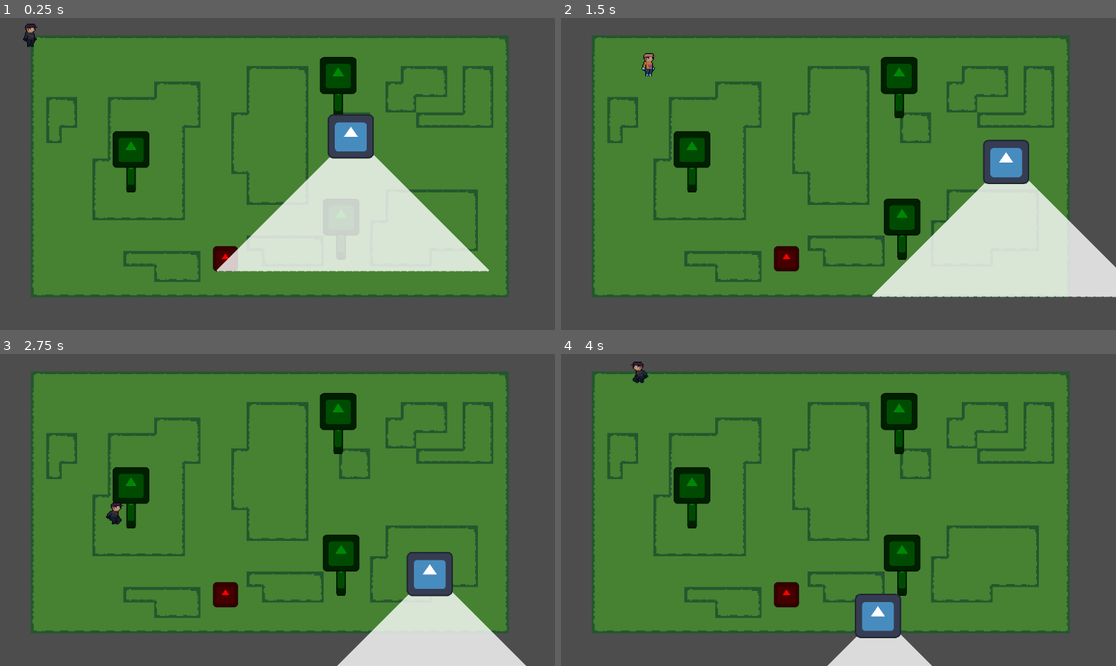
Above: before the commit, frames 1-4 (two rows, left to right).
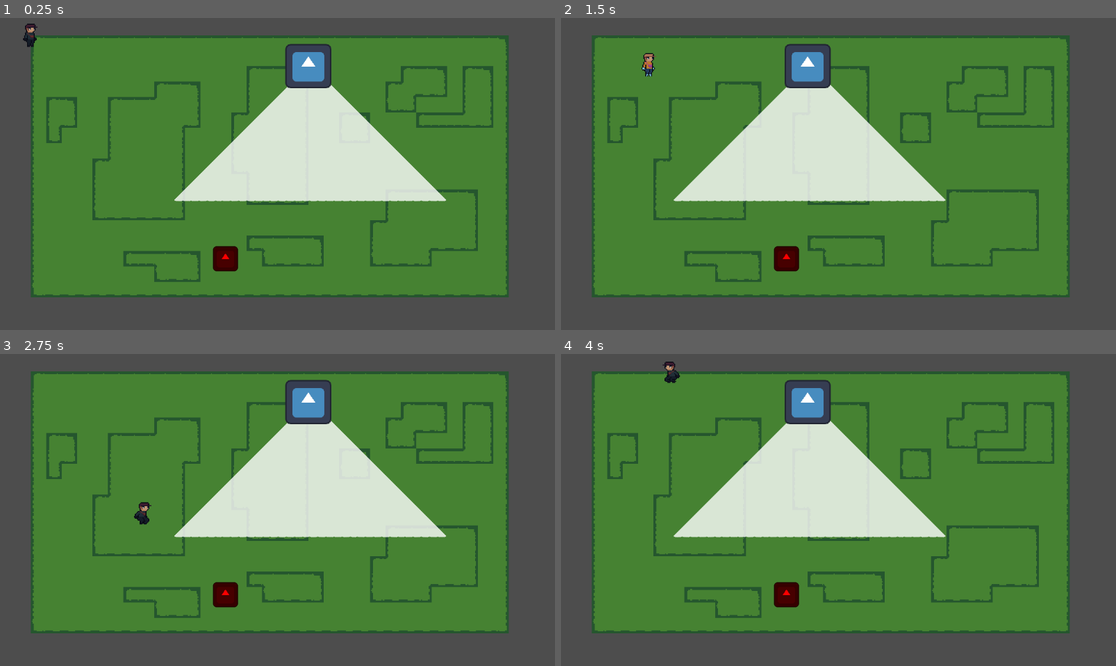
Above: after the commit, the same moments.

Repository: mjingeaux/SilentHarvest-8INF960
Game: Godot game, scene res://gameplay/game_manager.tscn
Two runs of this game, one before a commit and one after it. Both use one fixed random seed, a clock stepped at 60 frames per second and the inputs below. The engine's default icon, where the game draws it, is replaced by a stand-in: a white triangle on a blue panel in a dark square.
Inputs:
- Up to frame 1 (0.25 s): no input
- Up to frame 2 (1.5 s): hold D (right) 0.53-1.28 s; hold Shift (crouch) 0.53-1.28 s; hold S (down) from 1.28 s (still down); tap Shift (crouch) at 1.35 s
- Up to frame 3 (2.75 s): release S (down) at 2.03 s; hold D (right) from 2.03 s (still down); hold Shift (crouch) from 2.03 s (still down)
- Up to frame 4 (4 s): release D (right) at 2.78 s; release Shift (crouch) at 2.78 s; hold W (up) 2.78-3.53 s; tap Shift (crouch) at 2.85 s; hold Left (left) from 3.53 s (still down); hold Shift (crouch) from 3.53 s (still down)

The runs differ from the first frame. In frame 1, 19% of the frame differs, in the area x 20-89%, y 8-82%; in frame 2, 26%, in the area x 20-100%, y 8-90%; in frame 3, 20%; in frame 4, 17%.

Commit message:
patrol 100% working

Diff:
--- a/silentharvest/gameplay/behaviors/patrol/patrol.gd
+++ b/silentharvest/gameplay/behaviors/patrol/patrol.gd
@@ -10,19 +10,18 @@
 var path_follow_node : PathFollow2D
 var path_count := 0
 
-var reverse := 1.
-var current_path_id := -1
 var paused = true
 var just_started = false
-var current_path_lenth : float
-var chasing = false
+
+var state := 1
+var step := 1.
 
 func _ready() -> void:
-
 	path_follow_node = PathFollow2D.new()
 	path_follow_node.loop = false
 	path_follow_node.rotates = false
 
+	entity.global_position = Vector2.ZERO
 	add_entity_to_path_follow_node.call_deferred()
 
 	# Scans its children in search of path2D
@@ -32,7 +31,7 @@
 			path_count += 1
 			print(c.name, " detected ! (", id, ")")
 
-	start_patrol()
+	start_path()
 
 func add_entity_to_path_follow_node():
 	if (entity.get_parent()):
@@ -40,70 +39,65 @@
 	path_follow_node.add_child(entity)
 	entity.poi_finished.connect(on_entity_finished_poi)
 
-func start_patrol():
-	current_path_id = 0
-	path_follow_node.progress_ratio = 0
+func change_patrol_segment(path_id : int):
+	var next_path : Path2D = get_child(path_id)
+	var parent = path_follow_node.get_parent()
+	if (parent):
+		parent.remove_child(path_follow_node)
+	next_path.add_child(path_follow_node)
+	path_follow_node.progress_ratio = 0. if step == 1. else 1.
+
+
+func _process(delta: float) -> void:
+	if (paused ):
+		return
+
+	path_follow_node.progress += speed * delta * step
+
+	if ((path_follow_node.progress_ratio >= 1. ||
+	 path_follow_node.progress_ratio <= 0.) &&
+	 !just_started):
+		# patrol segment ended
+		next_state()
+	else:
+		just_started = false
+
+func next_state():
+	state += step
+
+	var min_state := 0 #included
+	var max_state := path_count * 2 #included
+
+	if (!pause_at_end):
+		min_state += 1
+
+	if (!pause_at_end || loop_between_segments):
+		max_state -= 1
+
+	if (state < min_state ||
+		state > max_state):
+		if (loop_between_segments):
+			state = posmod(state, max_state + 1) + min_state
+		else:
+			step = -step
+			if (!pause_at_end):
+				state = clampi(state, min_state, max_state)
+			else:
+				state = pingpong(state, max_state)
+
+	if (state % 2 == 1): #path
+		start_path((state-1) / 2)
+	else: #poi
+		play_entity_poi(state / 2)
+
+func start_path(path_id := 0):
 	paused = false
 	just_started = true
-	change_patrol_segment()
+	change_patrol_segment(path_id)
 
-func change_patrol_segment(id := 0):
-	var next_path : Path2D = get_child(id)
-	if (current_path_id != -1):
-		get_child(current_path_id - reverse).remove_child(path_follow_node)
-		next_path.add_child(path_follow_node)
-	else:
-		next_path.add_child(path_follow_node)
-	current_path_id = id
-	current_path_lenth = next_path.curve.get_baked_length()
-	path_follow_node.progress_ratio = 0. if (reverse == 1.) else 1.
-
-func play_entity_poi():
+func play_entity_poi(id := 0):
 	paused = true
-	var poi_id = get_current_poi()
-	entity.play_poi(poi_id)
-
-func get_current_poi() -> int:
-	#here current path id is the middle of 2 poi (ie. ( currentPathId + 1) / 2)
-	# and reverse's sign will determine which side's poi to choose.
-	# (+1 is either completeted to 2, or neutralized to 0 by reverse's value)
-	return (current_path_id * 2 + 1 + reverse) / 2
-
-func _process(delta: float) -> void:
-	if (entity.state_machine.curr_state is EnemyStateChase):
-		chasing = true
-	else:
-		chasing = false
-	if (!paused && !chasing):
-		path_follow_node.progress += speed * delta * reverse
-
-		if ((path_follow_node.progress_ratio >= 1. ||
-		 path_follow_node.progress_ratio <= 0.) &&
-		 !just_started):
-			# patrol segment ended
-
-			var current_poi = get_current_poi()
-			if (current_poi == 0 || current_poi >= path_count):
-				#last patrol segment reached
-				if (!loop_between_segments): #ping pong
-					reverse = -reverse
-					just_started = true
-				if (pause_at_end):
-					play_entity_poi()
-			else:
-				play_entity_poi()
-				just_started = true
-
-
-			current_path_id += reverse
-			if (loop_between_segments):
-				current_path_id %= path_count
-			else:
-				current_path_id = pingpong(current_path_id, path_count)
-			change_patrol_segment(current_path_id)
-		else:
-			just_started = false
+	entity.play_poi(id)
 
 func on_entity_finished_poi():
-	print("poi finished")
-	paused = false
+	next_state()
--- a/silentharvest/gameplay/entities/enemies/enemy.gd
+++ b/silentharvest/gameplay/entities/enemies/enemy.gd
@@ -63,5 +63,4 @@
 		return "side"
 
 func play_poi(poi_id : int):
-	print("playing point of interest ", poi_id)
 	$POI_Timer_TEMP.start()
--- a/silentharvest/gameplay/game_manager.tscn
+++ b/silentharvest/gameplay/game_manager.tscn
@@ -1,7 +1,7 @@
 [gd_scene load_steps=3 format=3 uid="uid://1j8jl6xory57"]
 
 [ext_resource type="Script" path="res://gameplay/game_manager.gd" id="1_cnmgr"]
-[ext_resource type="PackedScene" uid="uid://fehr3p1frps7" path="res://gameplay/levels/level_1.tscn" id="2_ruspc"]
+[ext_resource type="PackedScene" uid="uid://fehr3p1frps7" path="res://gameplay/levels/Level_1.tscn" id="2_ruspc"]
 
 [node name="GameManager" type="Node"]
 script = ExtResource("1_cnmgr")
--- a/silentharvest/gameplay/levels/level_1.tscn
+++ b/silentharvest/gameplay/levels/level_1.tscn
@@ -1,23 +1,16 @@
-[gd_scene load_steps=9 format=4 uid="uid://fehr3p1frps7"]
+[gd_scene load_steps=7 format=4 uid="uid://fehr3p1frps7"]
 
 [ext_resource type="Script" path="res://gameplay/levels/level_1.gd" id="1_ehrcc"]
 [ext_resource type="TileSet" uid="uid://4m1whi8xvife" path="res://assets/sprites/tilesets/grass.tres" id="2_27k8j"]
-[ext_resource type="PackedScene" uid="uid://drlbic8jcmk7x" path="res://gameplay/entities/props/Tree.tscn" id="3_ctuf2"]
 [ext_resource type="PackedScene" uid="uid://bontrauqnjxcx" path="res://gameplay/entities/traps/GlueTrap.tscn" id="4_1nxl1"]
 [ext_resource type="PackedScene" uid="uid://011gh33qvxap" path="res://gameplay/behaviors/patrol/Patrol.tscn" id="5_i52hj"]
 [ext_resource type="PackedScene" uid="uid://cs1plvef6f8u1" path="res://gameplay/entities/enemies/HumanEnemy.tscn" id="6_6jlwx"]
 
-[sub_resource type="Curve2D" id="Curve2D_3qw2w"]
+[sub_resource type="Curve2D" id="Curve2D_stvnh"]
 _data = {
-"points": PackedVector2Array(0, 0, 0, 0, 0, 0, 0, 0, 0, 0, 95, -24, 0, 0, 0, 0, 158, 80, 0, 0, 0, 0, -49, 157)
+"points": PackedVector2Array(0, 0, 0, 0, 224, 32, 0, 0, 0, 0, 288, 32)
 }
-point_count = 4
-
-[sub_resource type="Curve2D" id="Curve2D_dg3t7"]
-_data = {
-"points": PackedVector2Array(0, 0, 0, 0, 46, 168, 0, 0, 0, 0, -51, 163, 0, 0, 0, 0, -63, 71, 0, 0, 0, 0, 95, 11)
-}
-point_count = 4
+point_count = 2
 
 [node name="Level" type="Node2D"]
 script = ExtResource("1_ehrcc")
@@ -32,34 +25,20 @@
 
 [node name="LstProp" type="Node2D" parent="."]
 
-[node name="Tree" parent="LstProp" instance=ExtResource("3_ctuf2")]
-position = Vector2(104, 138)
-
-[node name="Tree2" parent="LstProp" instance=ExtResource("3_ctuf2")]
-position = Vector2(322, 208.185)
-
-[node name="Tree3" parent="LstProp" instance=ExtResource("3_ctuf2")]
-position = Vector2(319, 61.185)
-
 [node name="LstTrap" type="Node2D" parent="."]
 
 [node name="GlueTrap" parent="LstTrap" instance=ExtResource("4_1nxl1")]
 position = Vector2(202, 232)
 
 [node name="Patrol" parent="." node_paths=PackedStringArray("entity") instance=ExtResource("5_i52hj")]
-position = Vector2(75, 64)
 entity = NodePath("../HumanEnemy")
-loop_between_segments = true
+speed = 300.0
 
-[node name="Path0" type="Path2D" parent="Patrol"]
-position = Vector2(97, 10)
-curve = SubResource("Curve2D_3qw2w")
-
-[node name="Path1" type="Path2D" parent="Patrol"]
-curve = SubResource("Curve2D_dg3t7")
+[node name="Path2D" type="Path2D" parent="Patrol"]
+curve = SubResource("Curve2D_stvnh")
 
 [node name="HumanEnemy" parent="." instance=ExtResource("6_6jlwx")]
-position = Vector2(136, 37)
+position = Vector2(152, 160)
 
 [node name="Camera2D" type="Camera2D" parent="."]
 position = Vector2(256, 144)
Not shown, changed: silentharvest/export_presets.cfg
